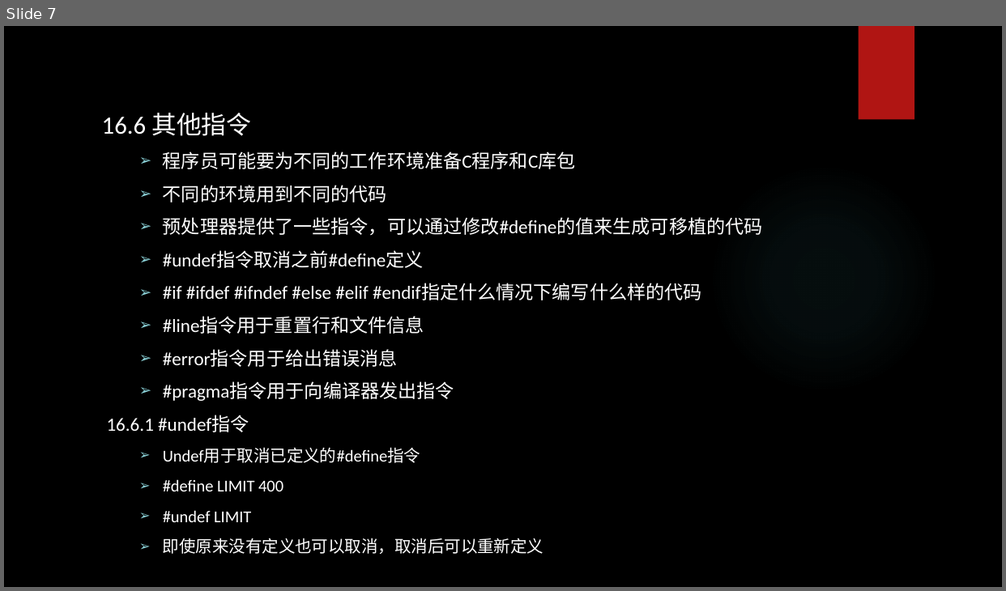
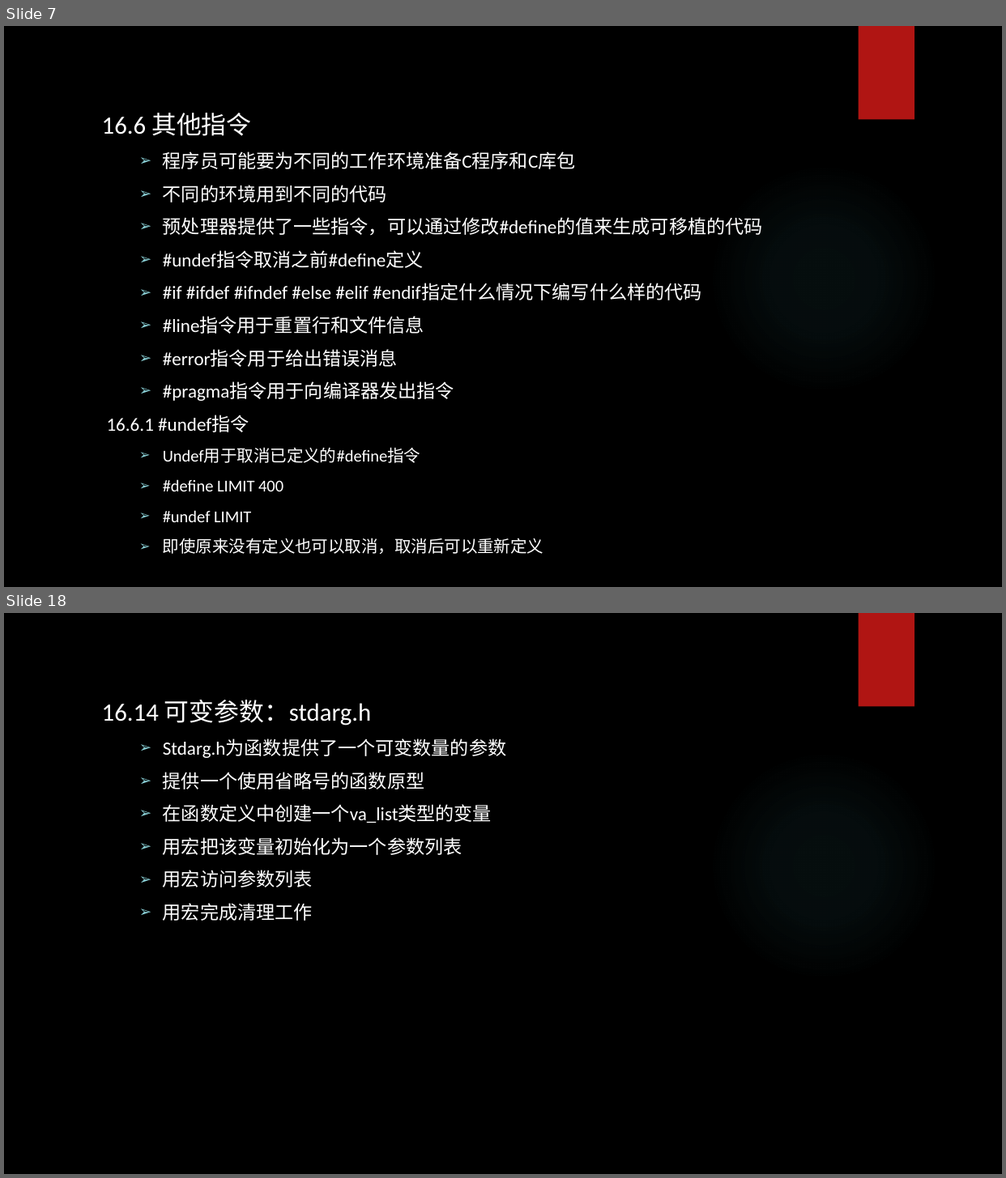
Before and after one commit to tsyin/c_ppt-code, a slide deck: PPT/16 C预处理器和C库.pptx. Shown one above the other, each under a label of ours: slide 7 before the commit, slides 7 and 18 after it; the slides between them are not shown. The pictures are 1006x591 and 1006x1178 pixels, drawn with LibreOffice and Linux fonts; fonts in the diff are those of the drawing; background and template pictures are left out. Boxes give left, top, right and bottom in pixels: in the first picture for what was removed or moved away, otherwise in the second. Text is boxed around its words. In the diff, an @@ line names an element or a change of style, - is before the commit and + after.

```diff
--- a/PPT/16 C预处理器和C库.pptx
+++ b/PPT/16 C预处理器和C库.pptx
@@ slide 18 added at box(4, 613, 1002, 1174), background picture (left out); not listed: 2 template elements that a slide beside it also shows @@
@@ text added at box(102, 700, 506, 921), 18 pt, text #FFFFFF @@
+16.14 可变参数：stdarg.h
+  ➢ Stdarg.h为函数提供了一个可变数量的参数
+  ➢ 提供一个使用省略号的函数原型
+  ➢ 在函数定义中创建一个va_list类型的变量
+  ➢ 用宏把该变量初始化为一个参数列表
+  ➢ 用宏访问参数列表
+  ➢ 用宏完成清理工作
```
Also in this commit, not shown: 1 slide changed, 9 other slides added, 2 other files.
